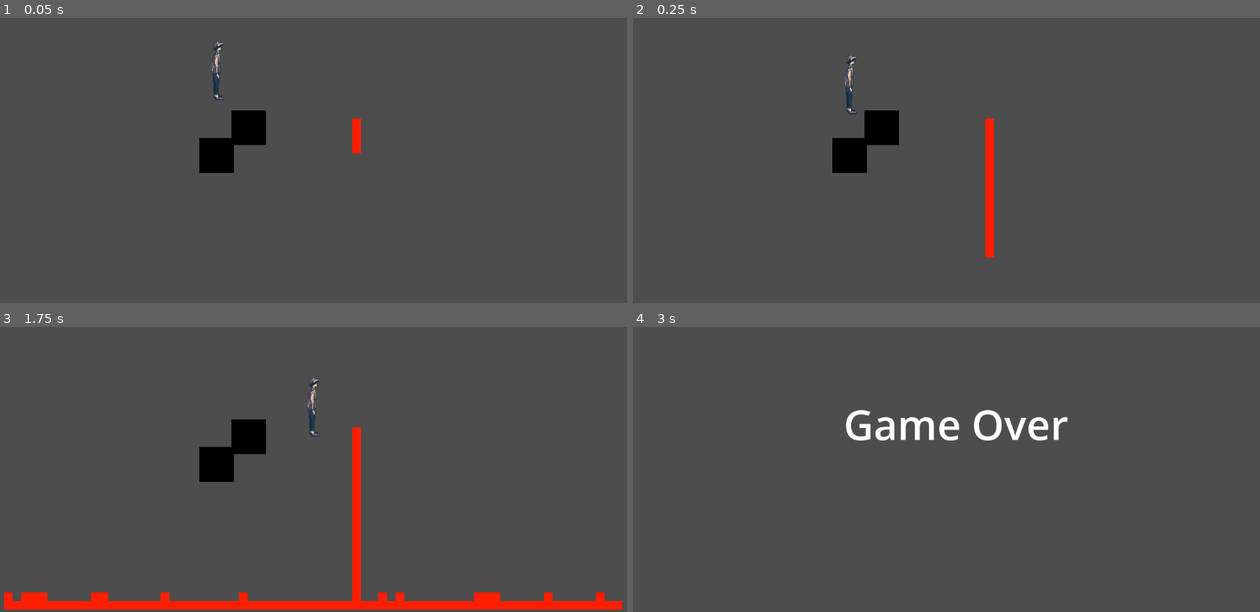
Above: before the commit, frames 1-4 (two rows, left to right).
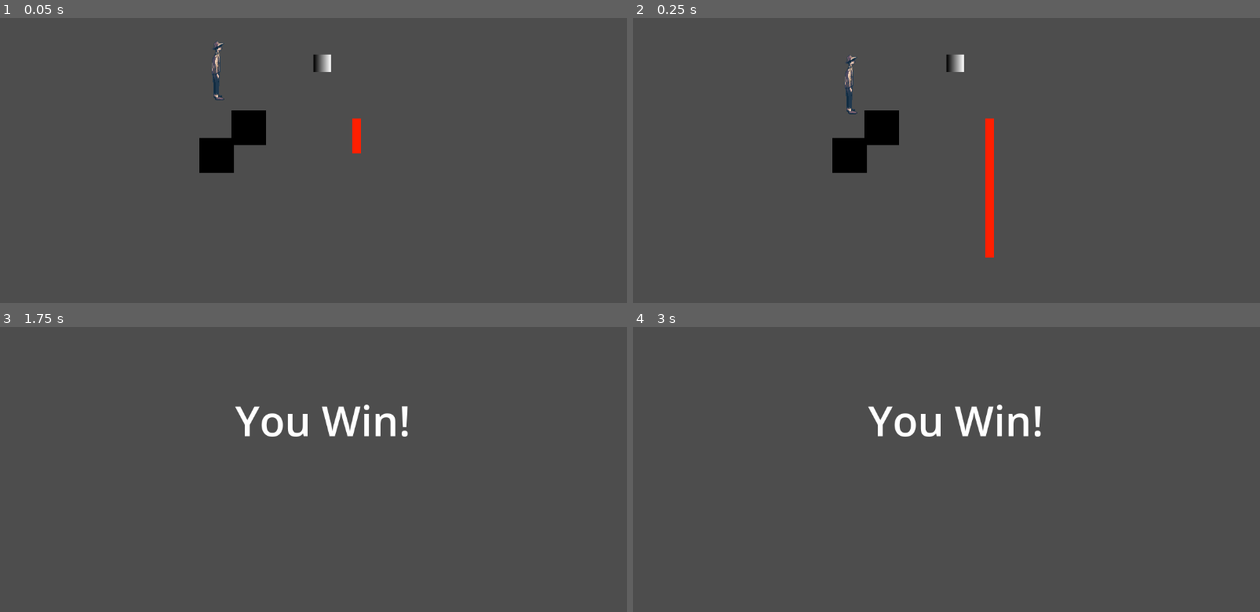
Above: after the commit, the same moments.

Repository: hellomynameisren/ludumdare
Game: Godot game, scene res://liquid/test_level.tscn
Same seed, same stepped clock (60 frames per second), same inputs: the game is played once before the commit and once after it. The project has no main scene, so this scene is started directly.
Inputs:
- Up to frame 1 (0.05 s): no input
- Up to frame 2 (0.25 s): no input
- Up to frame 3 (1.75 s): hold Right (ui_right) from 0.53 s (still down); tap Up (ui_up) at 0.77, 1.52 s
- Up to frame 4 (3 s): release Right (ui_right) at 2.03 s; hold Left (ui_left) 2.03-2.78 s; tap Enter at 2.75 s; hold Right (ui_right) from 2.78 s (still down)

The runs differ from the first frame. In frame 1, 0.1% of the frame differs, in the area x 49-53%, y 12-19%; in frame 2, 0.1%; in frame 3, 7.0%, in the area x 0-100%, y 17-100%; in frame 4, 2.1%.
Error after the commit: Cannot call method 'change_scene_to_file' on a null value. (res://liquid/player.gd:43)

Commit message:
you win!

Diff:
--- /dev/null
+++ b/liquid/goal.gd
@@ -0,0 +1,13 @@
+extends StaticBody2D
+
+class_name goal
+
+
+# Called when the node enters the scene tree for the first time.
+func _ready():
+	pass # Replace with function body.
+
+
+# Called every frame. 'delta' is the elapsed time since the previous frame.
+func _process(delta):
+	pass
--- /dev/null
+++ b/liquid/goal.tscn
@@ -0,0 +1,22 @@
+[gd_scene load_steps=5 format=3 uid="uid://bokkqyrjki4o"]
+
+[ext_resource type="Script" path="res://liquid/goal.gd" id="1_1m7w5"]
+
+[sub_resource type="Gradient" id="Gradient_52owy"]
+
+[sub_resource type="GradientTexture2D" id="GradientTexture2D_pd5s7"]
+gradient = SubResource("Gradient_52owy")
+width = 32
+height = 32
+
+[sub_resource type="RectangleShape2D" id="RectangleShape2D_yoj7v"]
+size = Vector2(32, 32)
+
+[node name="Goal" type="StaticBody2D"]
+script = ExtResource("1_1m7w5")
+
+[node name="Sprite2D" type="Sprite2D" parent="."]
+texture = SubResource("GradientTexture2D_pd5s7")
+
+[node name="CollisionShape2D" type="CollisionShape2D" parent="."]
+shape = SubResource("RectangleShape2D_yoj7v")
--- a/liquid/player.gd
+++ b/liquid/player.gd
@@ -32,7 +32,12 @@
 		var body = get_slide_collision(idx)
 		if body.get_collider() is lava_block:
 			go_to_game_over_scene()
+		if body.get_collider() is goal:
+			go_to_you_win_scene()
 
 
 func go_to_game_over_scene():
 	get_tree().change_scene_to_file("res://liquid/game_over.tscn")
+
+func go_to_you_win_scene():
+	get_tree().change_scene_to_file("res://liquid/you_win.tscn")
--- a/liquid/test_level.tscn
+++ b/liquid/test_level.tscn
@@ -1,8 +1,9 @@
-[gd_scene load_steps=5 format=3 uid="uid://d2d8akbfs1y3e"]
+[gd_scene load_steps=6 format=3 uid="uid://d2d8akbfs1y3e"]
 
 [ext_resource type="PackedScene" uid="uid://wrwp604x2ow3" path="res://liquid/level.tscn" id="1_yxwh2"]
 [ext_resource type="PackedScene" uid="uid://bgyexa7lvrxca" path="res://liquid/player.tscn" id="2_w7ouu"]
 [ext_resource type="PackedScene" uid="uid://d172v5bthdwl7" path="res://liquid/wall_block.tscn" id="3_hiv87"]
+[ext_resource type="PackedScene" uid="uid://bokkqyrjki4o" path="res://liquid/goal.tscn" id="4_7m57f"]
 [ext_resource type="PackedScene" uid="uid://dsnju0gh5v4m2" path="res://liquid/lava_block.tscn" id="4_tn2ys"]
 
 [node name="Level" instance=ExtResource("1_yxwh2")]
@@ -10,11 +11,16 @@
 [node name="Player" parent="." index="0" instance=ExtResource("2_w7ouu")]
 position = Vector2(400, 218)
 
-[node name="WallBlock" parent="." index="3" instance=ExtResource("3_hiv87")]
+[node name="LavaBlock" parent="." index="3" instance=ExtResource("4_tn2ys")]
+position = Vector2(655, 316)
+
+[node name="Goal" parent="." index="4" instance=ExtResource("4_7m57f")]
+position = Vector2(592, 206)
+
+[node name="Walls" type="Node2D" parent="." index="5"]
+
+[node name="WallBlock" parent="Walls" index="0" instance=ExtResource("3_hiv87")]
 position = Vector2(398, 376)
 
-[node name="WallBlock2" parent="." index="4" instance=ExtResource("3_hiv87")]
+[node name="WallBlock2" parent="Walls" index="1" instance=ExtResource("3_hiv87")]
 position = Vector2(457, 325)
-
-[node name="LavaBlock" parent="." index="5" instance=ExtResource("4_tn2ys")]
-position = Vector2(655, 316)
--- /dev/null
+++ b/liquid/you_win.tscn
@@ -0,0 +1,11 @@
+[gd_scene format=3 uid="uid://gnoabb1cmetm"]
+
+[node name="YouWin" type="Node2D"]
+
+[node name="Label" type="Label" parent="."]
+offset_left = 432.0
+offset_top = 242.0
+offset_right = 753.0
+offset_bottom = 350.0
+theme_override_font_sizes/font_size = 76
+text = "You Win!"
